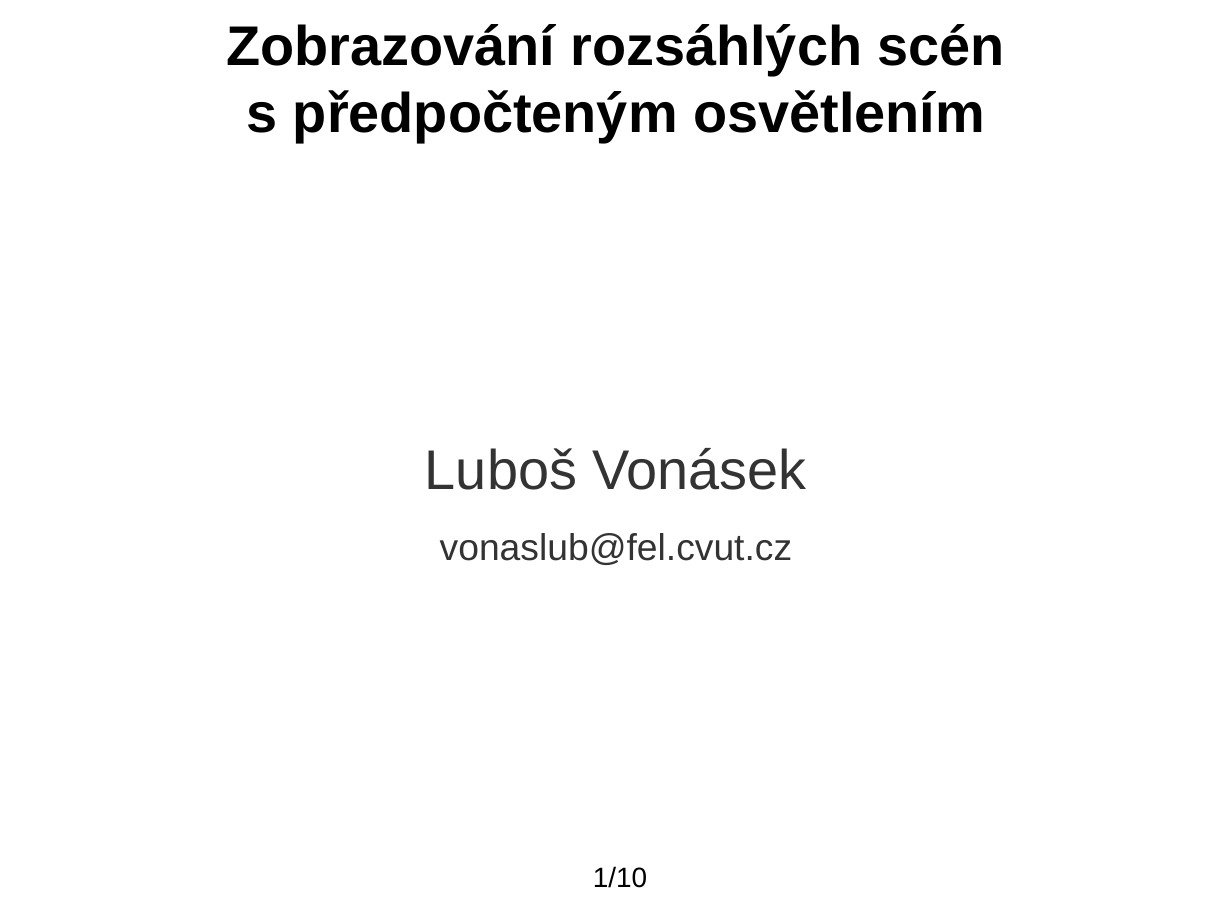
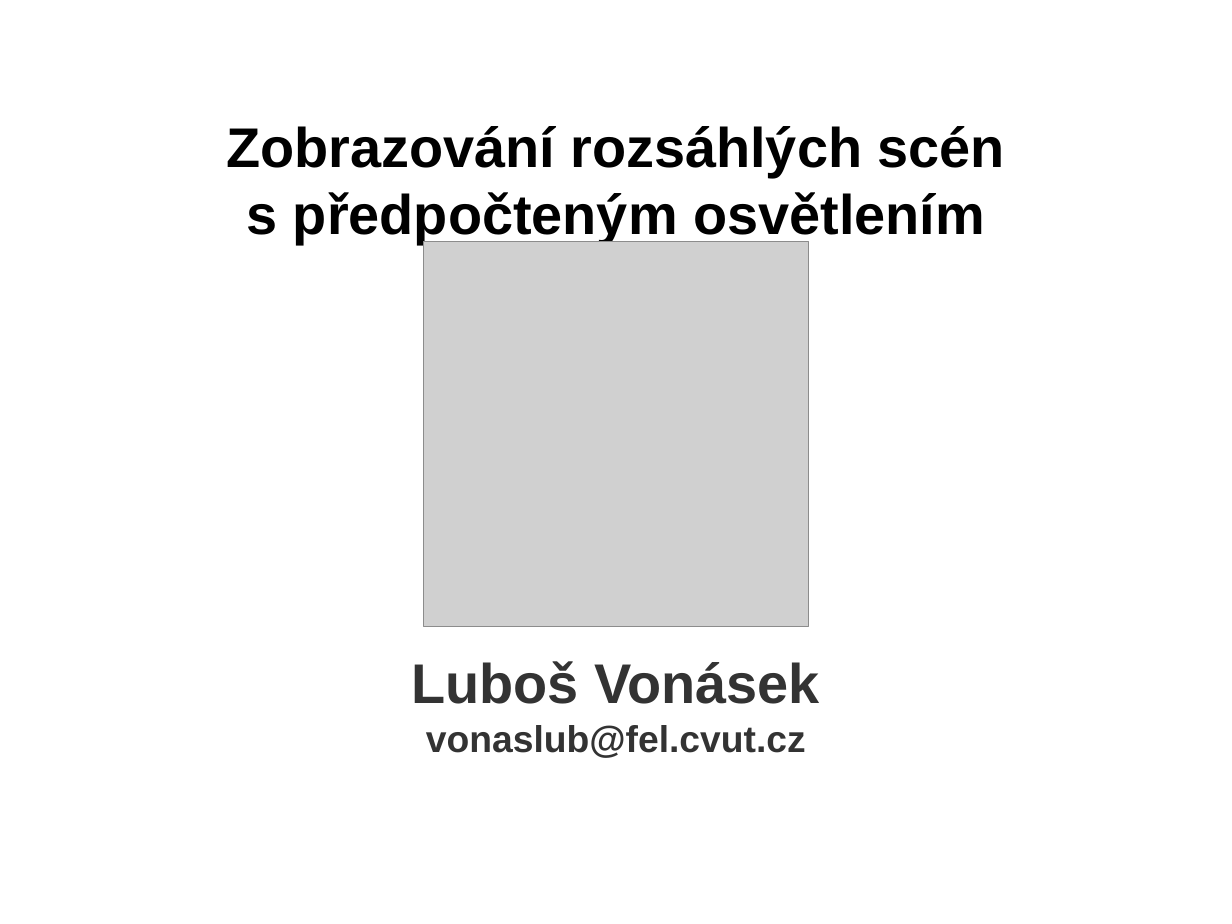
Before and after one commit to blankdeveloper/Open4speed, a slide deck: slide 1 of presentation-CZ/prezentace.odp. Drawn at 1232x924 pixels with LibreOffice and Linux fonts; fonts in the diff are those of the drawing; grey boxes stand for pictures; background and template pictures are left out. Boxes give left, top, right and bottom in pixels: in the first picture for what was removed or moved away, otherwise in the second. Text is boxed around its words. In the diff, an @@ line names an element or a change of style, - is before the commit and + after.

```diff
--- a/presentation-CZ/prezentace.odp
+++ b/presentation-CZ/prezentace.odp
@@ title at (226, 126, 1005, 758): text changed @@
-Zobrazování rozsáhlých scén
-s předpočteným osvětlením
+Zobrazování rozsáhlých scén
+s předpočteným osvětlením
+Luboš Vonásek
+vonaslub@fel.cvut.cz
@@ picture added at (424, 241, 808, 626) @@
@@ subtitle removed at (425, 448, 807, 565) @@
-Luboš Vonásek
-vonaslub@fel.cvut.cz
@@ page number removed at (593, 866, 647, 888) @@
-1/10
```
Also in this commit, not shown: 8 other slides changed, 5 other files.
